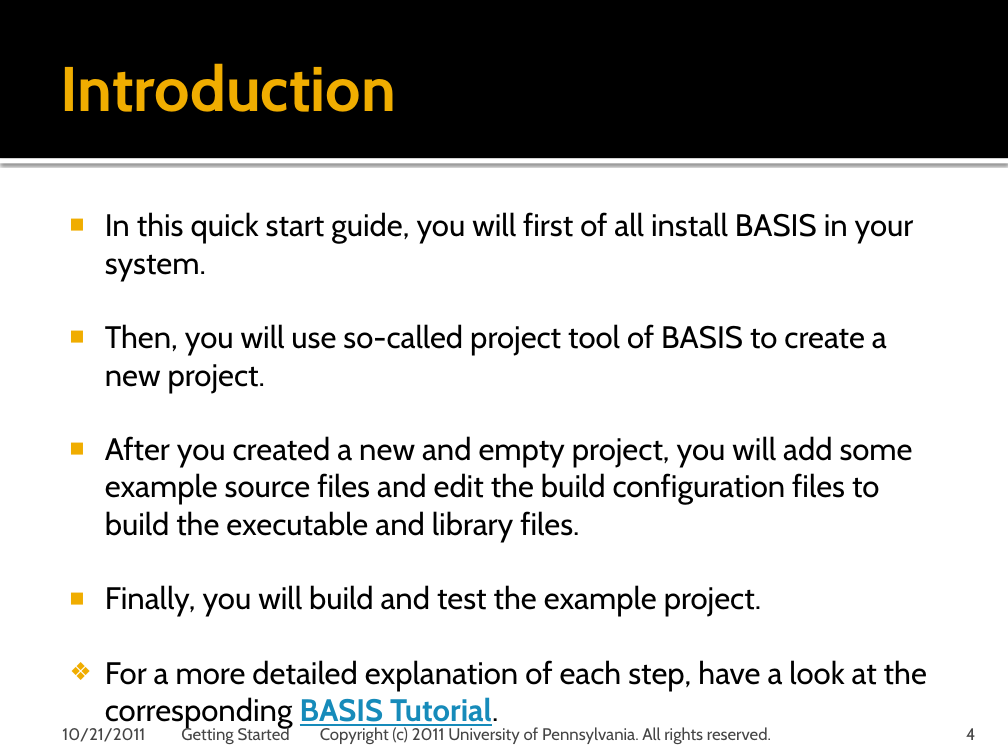
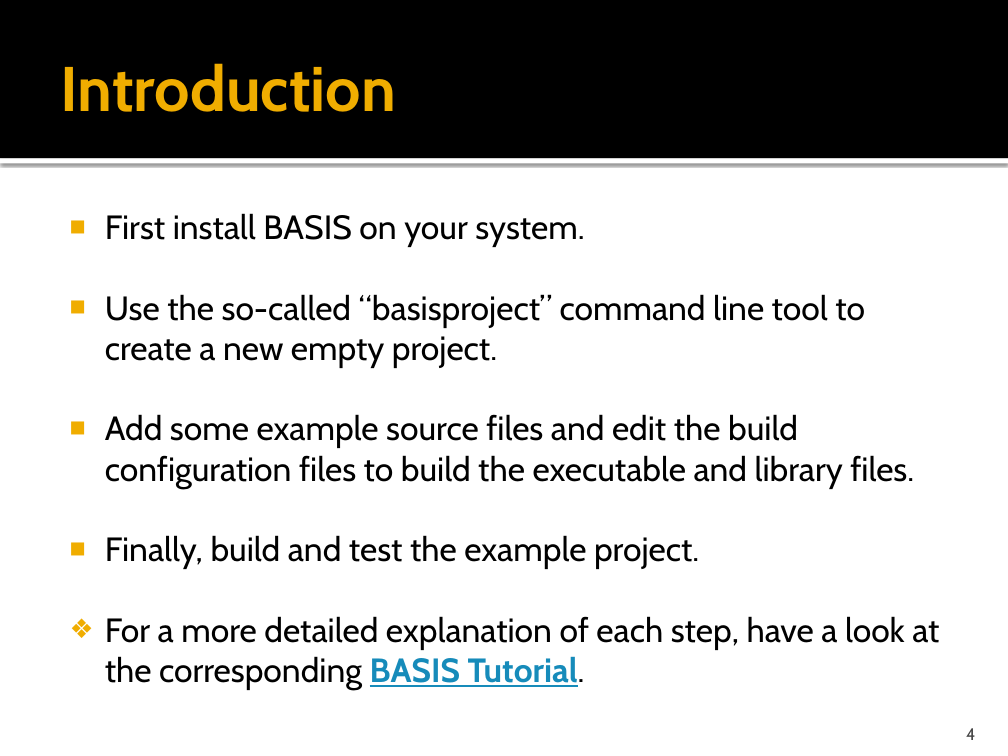
Before and after one commit to cmake-basis/legacy, a slide deck: slide 4 of doc/tutorials/BASIS Quick Start Guide - 01 Getting Started.pptx. Drawn at 1008x756 pixels with LibreOffice and Linux fonts; fonts in the diff are those of the drawing; background and template pictures are left out. Boxes give left, top, right and bottom in pixels: in the first picture for what was removed or moved away, otherwise in the second. Text is boxed around its words. In the diff, an @@ line names an element or a change of style, - is before the commit and + after.

```diff
--- a/doc/tutorials/BASIS Quick Start Guide - 01 Getting Started.pptx
+++ b/doc/tutorials/BASIS Quick Start Guide - 01 Getting Started.pptx
@@ text at (x1=105, y1=213, x2=914, y2=569): text changed; size 22.2 to 24 pt @@
-■ In this quick start guide, you will first of all install BASIS in your system.
-■ Then, you will use so-called project tool of BASIS to create a new project.
-■ After you created a new and empty project, you will add some example source files and edit the build configuration files to build the executable and library files.
-■ Finally, you will build and test the example project.
+■ First install BASIS on your system.
+■ Use the so-called “basisproject” command line tool to create a new empty project.
+■ Add some example source files and edit the build configuration files to build the executable and library files.
+■ Finally, build and test the example project.
@@ text at (x1=105, y1=616, x2=939, y2=690): size 22.2 to 24 pt in "For a more detailed explanation of each ..." @@
@@ text removed at (x1=62, y1=728, x2=145, y2=742) @@
-10/21/2011
@@ text removed at (x1=181, y1=727, x2=771, y2=744) @@
-Getting Started Copyright (c) 2011 University of Pennsylvania. All rights reserved.
```
Also in this commit, not shown: 10 other slides changed.
